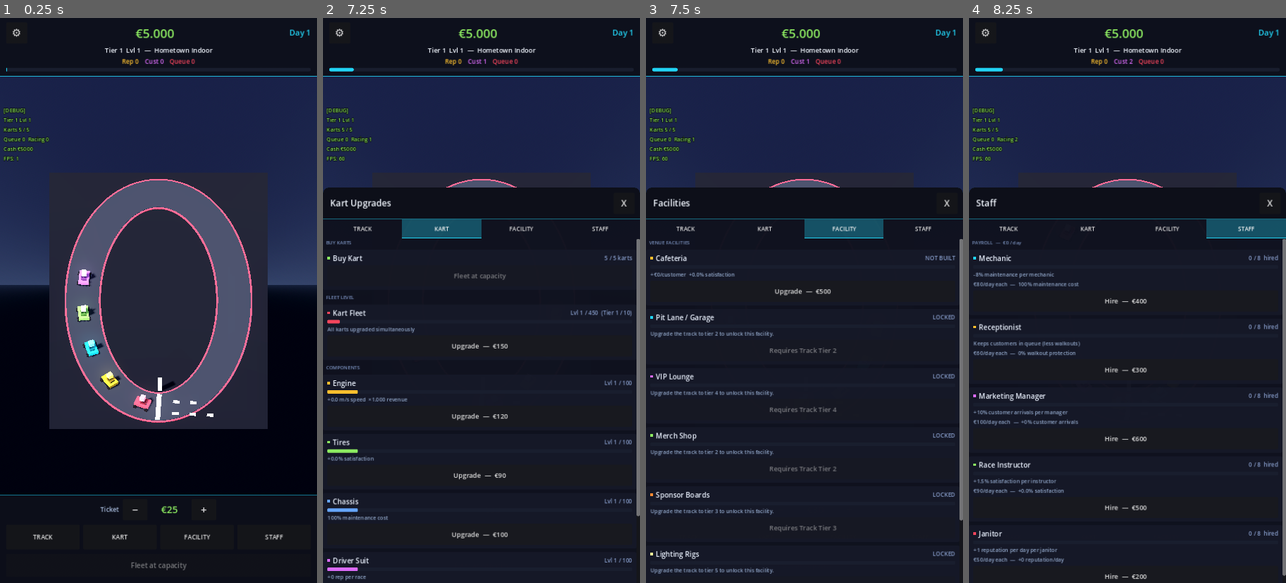
Above: before the commit, frames 1-4 (left to right).
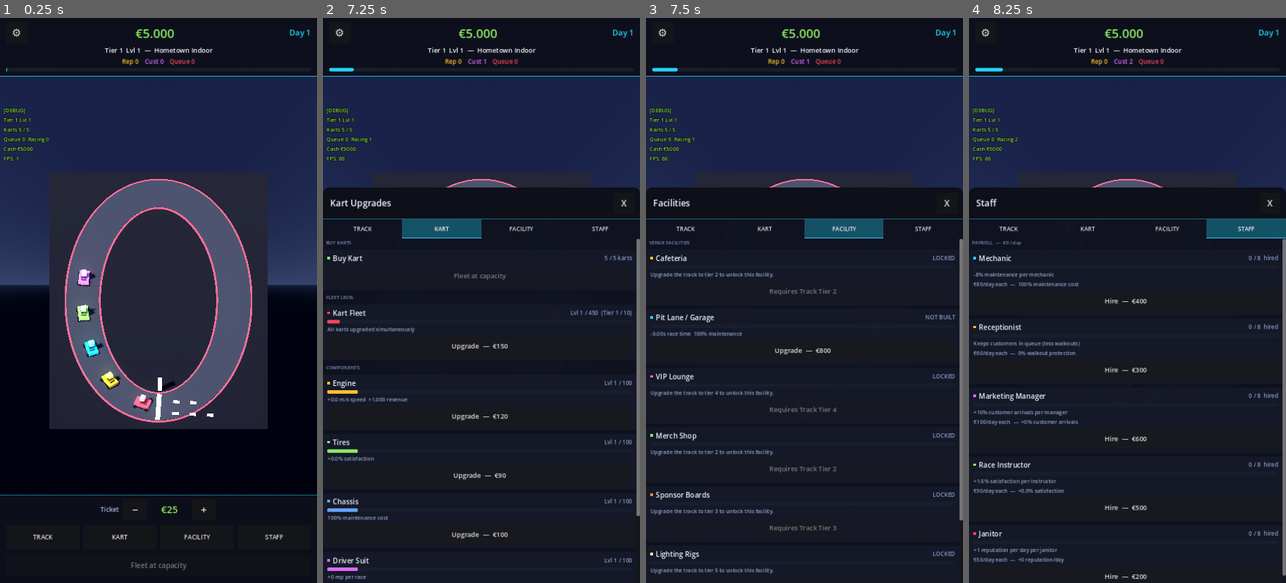
Above: after the commit, the same moments.

Repository: huubvreeker-create/Tycoon
Game: Godot game, scene res://scenes/main.tscn
The game is run twice, just before and just after one commit, with the same random seed, the same clock (stepped at 60 frames per second) and the same inputs.
Inputs:
- Up to frame 1 (0.25 s): no input
- Up to frame 2 (7.25 s): click "⚙" at 0.5 s; click "−" at 1.25 s; click "+" at 2 s; click "TRACK" at 2.75 s; click "KART" at 3.5 s; click "FACILITY" at 4.25 s; click "STAFF" at 5 s; click "TRACK" at 5.75 s; click "KART" at 6.5 s
- Up to frame 3 (7.5 s): click "FACILITY" at 7.25 s
- Up to frame 4 (8.25 s): click "STAFF" at 8 s

Frames 1-2 are identical in both runs. In frame 3, 0.7% of the frame differs, in the area x 1-98%, y 42-60%; in frame 4, nothing differs.

Commit message:
Continuous growth per level + 11 pit boxes + unlock swap
User asked for visible changes on every per-level upgrade (not only
on tier rollover), 11 garage boxes at max pit lane (2 cars per box
matching tier-10's 22-car grid), and Pit Lane unlocked from tier 1
with Cafeteria moved to tier 2.

scripts/track.gd:
* Added _interp_value_for() that linearly interpolates between the
  current tier's table value and the next tier's, weighted by the
  player's intra-tier progress. Public wrappers current_rx(),
  current_rz(), current_asphalt_width(), current_wave_amp(),
  current_race_duration() — wave_freq stays discrete to keep the
  chicane shape stable inside each tier.
* _build_path / _build_asphalt now read the interpolated values.
* _refresh_track_geometry(): in-place rebuild of the path curve +
  CSG polygon widths + click-area + ground footprint + start/finish
  line. Doesn't free the path so karts stay attached and keep
  driving.
* upgrade_track() now calls _refresh_track_geometry() on every
  same-tier upgrade, so each tap visibly nudges the venue toward
  its next-tier shape. Tier rollovers still go through the full
  _rebuild_for_new_tier (colours / names / asphalt material).
* _start_race uses current_race_duration() instead of the discrete
  per-tier table.

scripts/kart.gd:
* New _tier_progress() returns 0..1 within the current tier; new
  _lerp_v3_table() / _lerp_f_table() blend Vector3 / float dicts
  toward the next tier's recipe. _apply_visuals() now interpolates
  body / cockpit / spoiler / front-wing / beacon size + position +
  body metallic/roughness on every upgrade. _rebuild_wheels() also
  interpolates wheel radius / height / spacing.
* set_level() rebuilds wheels every upgrade (not just tier change)
  and accepts up to level 450 to match the new MAX.

scripts/facility_visuals.gd:
* Pit-lane bay count formula now scales 1 → 11 across the facility
  level 1..100 range — matches "1 box per 2 cars" at tier-10's
  22-car grid.
* FacilityVisuals now also listens to EventBus.track_level_changed
  and rebuilds all facilities, so they reposition continuously
  when the track itself grows.

systems/facilities.gd:
* Unlock-tier swap: pit_lane = 1 (available from start), cafeteria
  moved to 2.

https://claude.ai/code/session_01Sbv8ExRy1Fimm5caf9TfDv

Diff:
--- a/scripts/facility_visuals.gd
+++ b/scripts/facility_visuals.gd
@@ -39,6 +39,9 @@
 		_root_holders[facility] = holder
 	EventBus.facility_upgraded.connect(_on_facility_upgraded)
 	EventBus.track_tier_changed.connect(_on_tier_changed.unbind(2))
+	# Also rebuild on per-level track upgrades so facilities track the
+	# track's continuous growth (RX/RZ now interpolate every level).
+	EventBus.track_level_changed.connect(_on_tier_changed.unbind(2))
 	# Defer first build so the track has constructed its path/footprint.
 	call_deferred("_rebuild_all")
 
@@ -251,7 +254,10 @@
 		Vector3(pit_lane_length * 0.96, 0.10, 0.20))
 
 	# Garage row on the OUTSIDE of the pit lane (further from the track).
-	var bays: int = clampi(level, 1, 8)
+	# 1 box per ~2 cars: scales 1 → 11 across pit_lane level 1 → 100,
+	# matching tier-10's 22-car grid (2 cars per box).
+	var bays: int = clampi(1 + roundi((float(level) - 1.0) * 10.0
+		/ float(maxi(Facilities.MAX_LEVEL - 1, 1))), 1, 11)
 	var bay_w: float = 2.6
 	var bay_d: float = 3.4 + level * 0.05
 	var bay_h: float = 2.6 + level * 0.05
--- a/scripts/kart.gd
+++ b/scripts/kart.gd
@@ -197,6 +197,39 @@
 	return TIER_LEVEL_CAPS.size()
 
 
+# Fraction (0..1) of progress through the current tier — used to
+# interpolate every dimension toward the next tier so the kart morphs
+# continuously per upgrade instead of snapping at tier boundaries.
+func _tier_progress() -> float:
+	var t: int = tier()
+	if t >= TIER_LEVEL_CAPS.size():
+		return 0.0
+	var prev_cap: int = 0 if t == 1 else TIER_LEVEL_CAPS[t - 2]
+	var current_cap: int = TIER_LEVEL_CAPS[t - 1]
+	var span: int = current_cap - prev_cap
+	if span <= 1:
+		return 0.0
+	return float(level - prev_cap - 1) / float(span - 1)
+
+
+func _lerp_v3_table(table: Dictionary) -> Vector3:
+	var t: int = tier()
+	var base_v: Vector3 = table[t]
+	if t >= TIER_LEVEL_CAPS.size():
+		return base_v
+	var next_v: Vector3 = table[t + 1]
+	return base_v.lerp(next_v, _tier_progress())
+
+
+func _lerp_f_table(table: Dictionary) -> float:
+	var t: int = tier()
+	var base_v: float = float(table[t])
+	if t >= TIER_LEVEL_CAPS.size():
+		return base_v
+	var next_v: float = float(table[t + 1])
+	return lerpf(base_v, next_v, _tier_progress())
+
+
 func current_speed() -> float:
 	var base := RACING_SPEED_BASE if racing else IDLE_SPEED_BASE
 	var component_bonus := KartComponents.engine_speed_bonus()
@@ -215,12 +248,11 @@
 
 
 func set_level(new_level: int) -> void:
-	var prev_tier: int = tier()
-	level = clampi(new_level, 1, 100)
+	level = clampi(new_level, 1, 450)
 	_apply_visuals()
-	# Wheels need to be re-laid out when their dimensions change at a
-	# tier rollover; rebuild them in place.
-	if prev_tier != tier():
+	# Wheels interpolate every level too, so rebuild in place each
+	# upgrade so radius / spacing nudge alongside the body.
+	if body_material != null:
 		_rebuild_wheels()
 
 
@@ -270,11 +302,10 @@
 	for w: MeshInstance3D in wheel_meshes:
 		w.queue_free()
 	wheel_meshes.clear()
-	var t: int = tier()
-	var radius: float = _WHEEL_RADIUS[t]
-	var height: float = _WHEEL_HEIGHT[t]
-	var ox: float = _WHEEL_X[t]
-	var oz: float = _WHEEL_Z[t]
+	var radius: float = _lerp_f_table(_WHEEL_RADIUS)
+	var height: float = _lerp_f_table(_WHEEL_HEIGHT)
+	var ox: float = _lerp_f_table(_WHEEL_X)
+	var oz: float = _lerp_f_table(_WHEEL_Z)
 	for offset: Vector3 in [
 		Vector3( ox, radius,  oz),
 		Vector3( ox, radius, -oz),
@@ -315,24 +346,25 @@
 	if body_material == null:
 		return
 	var t: int = tier()
-
-	# --- Body ---
-	(body_mesh.mesh as BoxMesh).size = _BODY_SIZE[t]
-	body_mesh.position = Vector3(0, _BODY_Y[t], 0)
+	var p: float = _tier_progress()
+
+	# --- Body --- continuous lerp between this tier's recipe and next.
+	(body_mesh.mesh as BoxMesh).size = _lerp_v3_table(_BODY_SIZE)
+	body_mesh.position = Vector3(0, _lerp_f_table(_BODY_Y), 0)
 	body_material.albedo_color = kart_color
-	body_material.metallic = 0.20 + (t - 1) * 0.12
-	body_material.roughness = 0.50 - (t - 1) * 0.08
+	body_material.metallic = 0.20 + (float(t) - 1.0 + p) * 0.10
+	body_material.roughness = maxf(0.10, 0.50 - (float(t) - 1.0 + p) * 0.06)
 
 	# --- Cockpit ---
-	(cockpit_mesh.mesh as BoxMesh).size = _COCKPIT_SIZE[t]
-	cockpit_mesh.position = _COCKPIT_OFFSET[t]
+	(cockpit_mesh.mesh as BoxMesh).size = _lerp_v3_table(_COCKPIT_SIZE)
+	cockpit_mesh.position = _lerp_v3_table(_COCKPIT_OFFSET)
 	cockpit_material.albedo_color = kart_color.darkened(0.45)
 
-	# --- Rear spoiler ---
+	# --- Rear spoiler — appears from tier 2 and grows continuously. ---
 	if t >= 2:
 		spoiler_mesh.visible = true
-		(spoiler_mesh.mesh as BoxMesh).size = _SPOILER_SIZE[t]
-		spoiler_mesh.position = _SPOILER_OFFSET[t]
+		(spoiler_mesh.mesh as BoxMesh).size = _lerp_v3_table(_SPOILER_SIZE)
+		spoiler_mesh.position = _lerp_v3_table(_SPOILER_OFFSET)
 		spoiler_material.albedo_color = kart_color.darkened(0.2)
 	else:
 		spoiler_mesh.visible = false
@@ -340,8 +372,8 @@
 	# --- Front wing (F1 territory) ---
 	if t >= 3:
 		front_wing_mesh.visible = true
-		(front_wing_mesh.mesh as BoxMesh).size = _FRONT_WING_SIZE[t]
-		front_wing_mesh.position = _FRONT_WING_OFFSET[t]
+		(front_wing_mesh.mesh as BoxMesh).size = _lerp_v3_table(_FRONT_WING_SIZE)
+		front_wing_mesh.position = _lerp_v3_table(_FRONT_WING_OFFSET)
 		front_wing_material.albedo_color = kart_color.darkened(0.15)
 	else:
 		front_wing_mesh.visible = false
@@ -349,13 +381,13 @@
 	# --- Halo (F1-style safety device) — appears at tier 8 and stays. ---
 	if t >= 8:
 		halo_mesh.visible = true
-		halo_mesh.position = _COCKPIT_OFFSET[t] + Vector3(0, 0.45, 0)
+		halo_mesh.position = _lerp_v3_table(_COCKPIT_OFFSET) + Vector3(0, 0.45, 0)
 	else:
 		halo_mesh.visible = false
 
 	# --- Beacon (always-on glow) ---
-	(beacon_mesh.mesh as BoxMesh).size = _BEACON_SIZE[t]
-	beacon_mesh.position = Vector3(0, _BEACON_Y[t], 0)
+	(beacon_mesh.mesh as BoxMesh).size = _lerp_v3_table(_BEACON_SIZE)
+	beacon_mesh.position = Vector3(0, _lerp_f_table(_BEACON_Y), 0)
 	beacon_material.albedo_color = kart_color.lightened(0.25)
 	beacon_material.emission = kart_color
 
--- a/scripts/track.gd
+++ b/scripts/track.gd
@@ -236,6 +236,43 @@
 	return TIER_LEVEL_CAPS[t - 1] - _tier_floor(t)
 
 
+# Linear interpolation between this tier's table value and the next
+# tier's, based on how far the player has progressed within the
+# current tier. Lets continuous per-level upgrades morph the visuals
+# smoothly toward the next tier instead of snapping at tier rollover.
+func _interp_value_for(table: Dictionary) -> float:
+	var t: int = track_tier()
+	var base_val: float = float(table[t])
+	if t >= TIER_COUNT:
+		return base_val
+	var levels: int = levels_in_current_track_tier()
+	if levels <= 1:
+		return base_val
+	var lvl_progress: float = float(track_level_in_tier() - 1) / float(levels - 1)
+	var next_val: float = float(table[t + 1])
+	return lerpf(base_val, next_val, lvl_progress)
+
+func current_rx() -> float:
+	return _interp_value_for(TIER_TRACK_RX)
+
+func current_rz() -> float:
+	return _interp_value_for(TIER_TRACK_RZ)
+
+func current_asphalt_width() -> float:
+	return _interp_value_for(TIER_ASPHALT_WIDTH)
+
+func current_wave_amp() -> float:
+	return _interp_value_for(TIER_WAVE_AMP)
+
+func current_wave_freq() -> int:
+	# Discrete — wave count only changes at tier rollovers so the
+	# chicane shape stays stable across each tier's levels.
+	return TIER_WAVE_FREQ[track_tier()]
+
+func current_race_duration() -> float:
+	return _interp_value_for(TIER_RACE_DURATION)
+
+
 func venue_name() -> String:
 	return TIER_NAMES[track_tier()]
 
@@ -289,6 +326,10 @@
 	if new_tier != prev_tier:
 		_rebuild_for_new_tier()
 		EventBus.track_tier_changed.emit(new_tier, venue_name())
+	else:
+		# Same tier — just nudge the geometry so the player sees a
+		# small but visible change for every single upgrade tap.
+		_refresh_track_geometry()
 	EventBus.track_level_changed.emit(track_level, new_tier)
 	EventBus.kart_count_changed.emit(karts.size(), kart_capacity())
 	return true
@@ -375,11 +416,10 @@
 	path.name = "RacePath"
 	add_child(path)
 	var curve := Curve3D.new()
-	var t_tier: int = track_tier()
-	var rx: float = TIER_TRACK_RX[t_tier]
-	var rz: float = TIER_TRACK_RZ[t_tier]
-	var freq: int = TIER_WAVE_FREQ[t_tier]
-	var amp: float = TIER_WAVE_AMP[t_tier]
+	var rx: float = current_rx()
+	var rz: float = current_rz()
+	var freq: int = current_wave_freq()
+	var amp: float = current_wave_amp()
 	for i in range(PATH_SEGMENTS):
 		var t := float(i) / float(PATH_SEGMENTS) * TAU
 		var base_x := cos(t) * rx
@@ -397,7 +437,7 @@
 
 func _build_asphalt() -> void:
 	var t_tier: int = track_tier()
-	var w: float = TIER_ASPHALT_WIDTH[t_tier]
+	var w: float = current_asphalt_width()
 	var rumble_w: float = w + RUMBLE_INSET * 2.0
 
 	# Outer rumble strip (slightly wider, sits underneath the asphalt).
@@ -464,6 +504,54 @@
 	click_collider.shape = shape
 	click_collider.position = Vector3(0, 0.05, 0)
 	click_area.add_child(click_collider)
+
+
+func _refresh_track_geometry() -> void:
+	# Lightweight in-place rebuild of the path curve + CSG polygon
+	# widths so each per-level upgrade visibly grows the track without
+	# tearing down all the nodes (and re-parenting the karts).
+	if path == null or asphalt_csg == null or rumble_csg == null:
+		return
+	var rx: float = current_rx()
+	var rz: float = current_rz()
+	var freq: int = current_wave_freq()
+	var amp: float = current_wave_amp()
+	var curve := Curve3D.new()
+	for i in range(PATH_SEGMENTS):
+		var t: float = float(i) / float(PATH_SEGMENTS) * TAU
+		var base_x: float = cos(t) * rx
+		var base_z: float = sin(t) * rz
+		var n: Vector2 = Vector2(cos(t) / rx, sin(t) / rz).normalized()
+		var wobble: float = 0.0
+		if freq > 0:
+			wobble = sin(t * float(freq)) * amp
+		curve.add_point(Vector3(base_x + n.x * wobble, 0.0, base_z + n.y * wobble))
+	curve.add_point(curve.get_point_position(0))
+	path.curve = curve
+	# Asphalt + rumble polygon widths.
+	var w: float = current_asphalt_width()
+	asphalt_csg.polygon = PackedVector2Array([
+		Vector2(-w * 0.5, 0.04),
+		Vector2( w * 0.5, 0.04),
+		Vector2( w * 0.5, -ASPHALT_DEPTH * 0.5),
+		Vector2(-w * 0.5, -ASPHALT_DEPTH * 0.5),
+	])
+	var rumble_w: float = w + RUMBLE_INSET * 2.0
+	rumble_csg.polygon = PackedVector2Array([
+		Vector2(-rumble_w * 0.5, 0.0),
+		Vector2( rumble_w * 0.5, 0.0),
+		Vector2( rumble_w * 0.5, -ASPHALT_DEPTH * 0.6),
+		Vector2(-rumble_w * 0.5, -ASPHALT_DEPTH * 0.6),
+	])
+	# Click area + ground footprint follow the new RX.
+	if click_collider and click_collider.shape is BoxShape3D:
+		(click_collider.shape as BoxShape3D).size = Vector3(rx * 2.3, 0.4, rz * 2.3)
+	if ground and ground.mesh is PlaneMesh:
+		(ground.mesh as PlaneMesh).size = Vector2(rx * 2.4, rx * 2.4 * 0.7)
+	# Start/finish needs to reposition with the new curve.
+	if start_finish_root:
+		start_finish_root.queue_free()
+	_build_start_finish()
 
 
 func _build_start_finish() -> void:
@@ -643,7 +731,7 @@
 
 func _start_race(c: Customer, kart: Kart) -> void:
 	c.assigned_kart = kart
-	var base_duration: float = TIER_RACE_DURATION[track_tier()]
+	var base_duration: float = current_race_duration()
 	c.race_time_left = maxf(3.0, base_duration - Facilities.pit_lane_race_time_reduction())
 	kart.set_racing(true)
 	racing.append(c)
--- a/systems/facilities.gd
+++ b/systems/facilities.gd
@@ -21,9 +21,9 @@
 # show "Requires Tier X" in the panel until the player upgrades the
 # track high enough.
 const _REQUIRED_TRACK_TIER := {
-	"cafeteria":      1,
+	"pit_lane":       1,
+	"cafeteria":      2,
 	"merch_shop":     2,
-	"pit_lane":       2,
 	"sponsor_boards": 3,
 	"grandstand":     3,
 	"lounge":         4,
